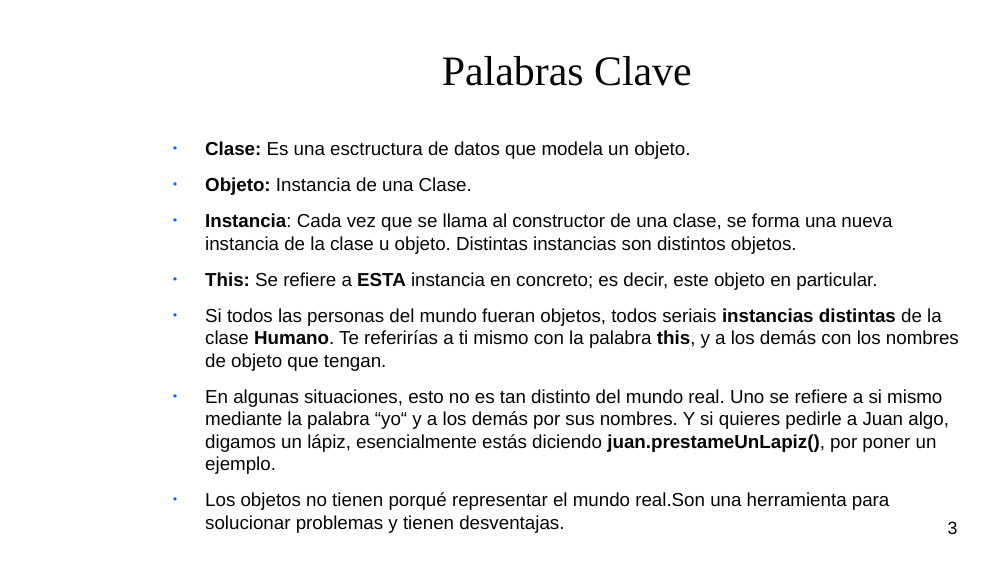
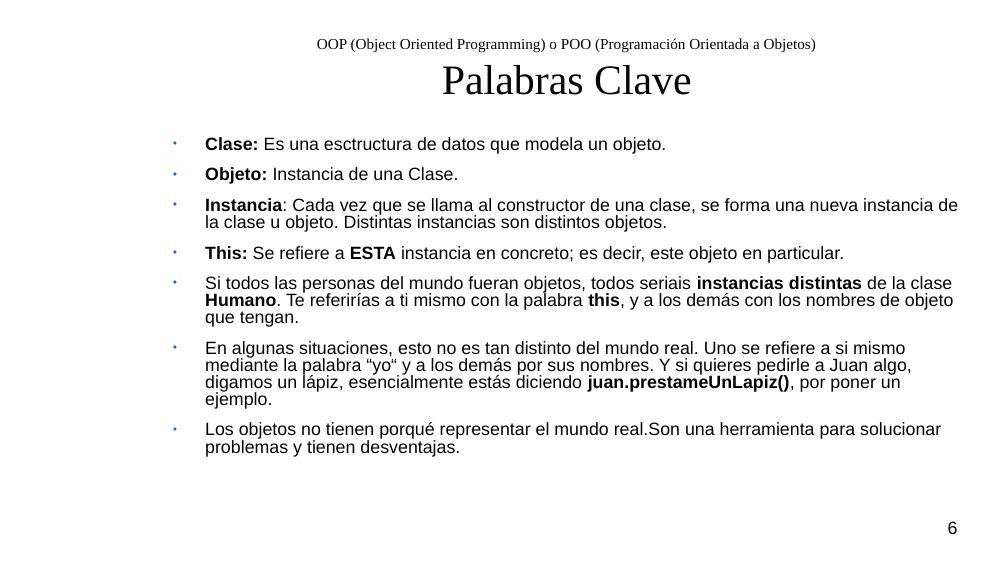
Before and after one commit to M-T3K/UPM, a slide deck: slide 6 of Clases de Apoyo/Objetos - 24Abril2018/Objetos.odp (slide 3 before the commit). Drawn at 1008x567 pixels with LibreOffice and Linux fonts; fonts in the diff are those of the drawing; background and template pictures are left out. Boxes give left, top, right and bottom in pixels: in the first picture for what was removed or moved away, otherwise in the second. Text is boxed around its words. In the diff, an @@ line names an element or a change of style, - is before the commit and + after.

```diff
--- a/Clases de Apoyo/Objetos - 24Abril2018/Objetos.odp
+++ b/Clases de Apoyo/Objetos - 24Abril2018/Objetos.odp
@@ title at box(317, 38, 816, 95): text changed; size 33 to 12 pt @@
-Palabras Clave
+OOP (Object Oriented Programming) o POO (Programación Orientada a Objetos)
+Palabras Clave
@@ text "Clase: Es una esctructura de ..." at box(205, 137, 958, 457): size 14.8 to 14 pt; indent changed; line spacing 1 to 0.8 @@
@@ page number at box(948, 521, 958, 534): text changed @@
-3
+6
```
Also in this commit, not shown: 42 other slides changed, 3 slides added, 2 other files.
